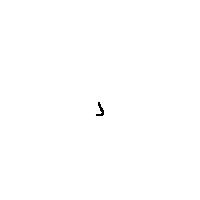
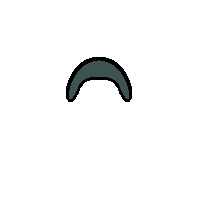
Layers edited between the first and the second 200 × 200 image:
showed group "hair" (2 layers) over (x1=66, y1=57, x2=132, y2=102)
renamed "black hair #0" to "hair #1", showed it, painted on it over (x1=66, y1=57, x2=132, y2=102)
hid group "nose" (1 layers) over (x1=95, y1=101, x2=104, y2=116)
